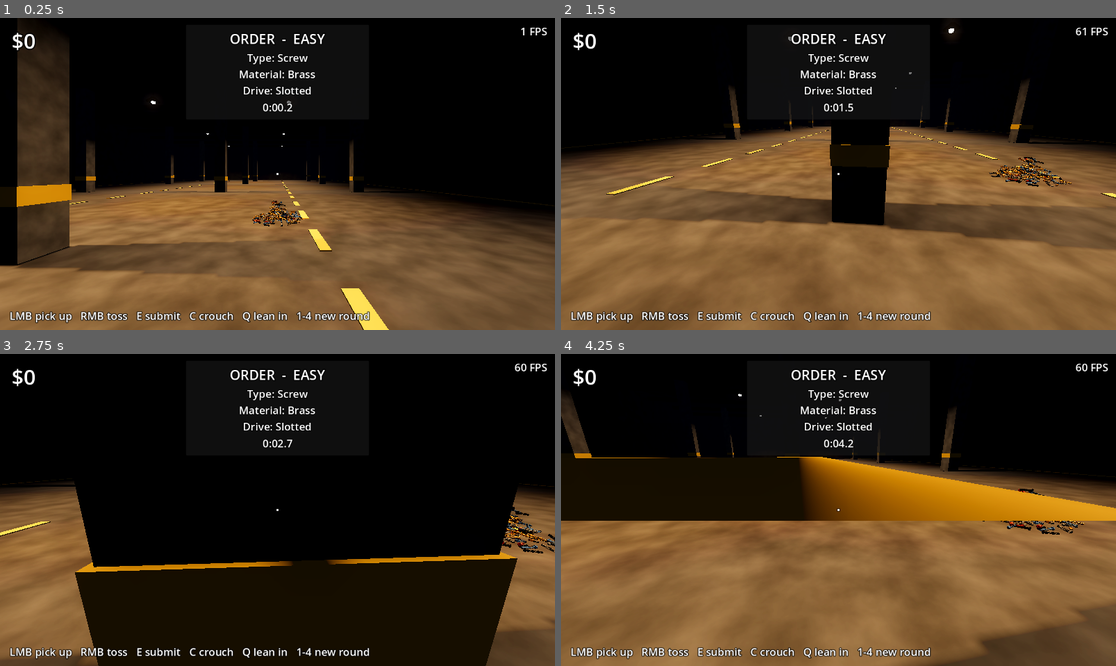
Above: before the commit, frames 1-4 (two rows, left to right).
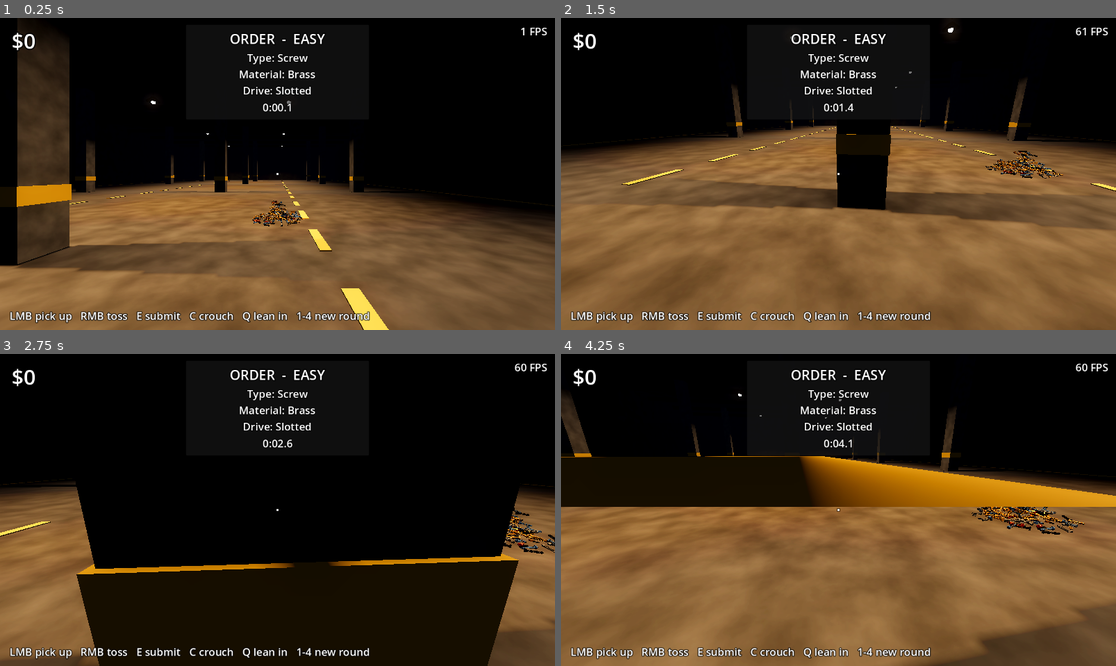
Above: after the commit, the same moments.

Repository: nithinyanna10/nuts_bolts
Game: Godot game, scene res://tests/fps_benchmark.tscn
Two runs of this game, one before a commit and one after it. Both use one fixed random seed, a clock stepped at 60 frames per second and the inputs below. This scene is started directly instead of the project's main scene.
Inputs (mouse positions are in pixels of both pictures, inside the frame that each line leads up to):
- Up to frame 1 (0.25 s): no input
- Up to frame 2 (1.5 s): move the mouse to (866, 174) at 0.52 s; hold W (move_forward) from 0.53 s (still down); click (866, 174) at 0.6 s; tap Space (jump) at 0.77 s; tap E (submit) at 0.8, 1.35 s; move the mouse to (810, 174) at 1.27 s
- Up to frame 3 (2.75 s): keep holding W (move_forward); tap Space (jump) at 1.52 s; right-click (249, 510) at 1.55 s; move the mouse to (288, 503) at 2.02 s; right-click (288, 503) at 2.1 s; click (288, 503) at 2.3 s
- Up to frame 4 (4.25 s): keep holding W (move_forward); move the mouse to (832, 516) at 2.77 s; tap C (crouch) at 2.85 s; tap Space (jump) at 3.02, 3.77 s; tap E (submit) at 3.05 s; move the mouse to (877, 513) at 3.52 s; hold Q (lean_in) from 3.53 s (still down); right-click (877, 513) at 3.8 s

The runs differ from the first frame. In frame 1, less than 0.1% of the frame differs, in the area x 51-53%, y 27-31%; in frame 2, 13%, in the area x 0-100%, y 3-100%; in frame 3, 1.4%; in frame 4, 6.1%.

Commit message:
Fix 1% lows: build rounds behind a loading overlay one pile per frame, picker bounds reject, frame profiler

Diff:
--- a/scenes/ui/hud.tscn
+++ b/scenes/ui/hud.tscn
@@ -1,10 +1,11 @@
-[gd_scene load_steps=11 format=3]
+[gd_scene load_steps=13 format=3]
 
 [ext_resource type="Script" path="res://scripts/ui/fps_counter.gd" id="1"]
 [ext_resource type="Script" path="res://scripts/ui/money_counter.gd" id="2"]
 
 
 [ext_resource type="Script" path="res://scripts/ui/round_hud.gd" id="5"]
+[ext_resource type="Script" path="res://scripts/ui/loading_overlay.gd" id="6"]
 
 [sub_resource type="LabelSettings" id="1"]
 font_size = 22
@@ -139,3 +140,30 @@
 grow_vertical = 0
 text = "LMB pick up   RMB toss   E submit   C crouch   Q lean in   1-4 new round"
 label_settings = SubResource("1")
+
+[node name="Loading" type="ColorRect" parent="."]
+visible = false
+anchors_preset = 15
+anchor_right = 1.0
+anchor_bottom = 1.0
+grow_horizontal = 2
+grow_vertical = 2
+color = Color(0.02, 0.02, 0.03, 0.92)
+script = ExtResource("6")
+
+[node name="Text" type="Label" parent="Loading"]
+anchors_preset = 8
+anchor_left = 0.5
+anchor_top = 0.5
+anchor_right = 0.5
+anchor_bottom = 0.5
+offset_left = -300.0
+offset_top = -30.0
+offset_right = 300.0
+offset_bottom = 30.0
+grow_horizontal = 2
+grow_vertical = 2
+text = "Preparing your order..."
+label_settings = SubResource("2")
+horizontal_alignment = 1
+vertical_alignment = 1
--- a/scripts/collection/hand_controller.gd
+++ b/scripts/collection/hand_controller.gd
@@ -92,6 +92,7 @@
 	_tools = InspectTools.new()
 	_tools.visible = false
 	_camera.add_child.call_deferred(_tools)
+	EventBus.loading_changed.connect(_on_loading_changed)
 	EventBus.round_started.connect(_on_round_started)
 	EventBus.submission_result.connect(_on_submission_result)
 	EventBus.inspect_changed.connect(func(active: bool, _fov: float) -> void:
@@ -112,13 +113,13 @@
 	return node
 
 
-func _on_round_started(data: RoundData) -> void:
-	_tools_on = data.config.inspect_tools
-	_tools.visible = false
-	if _tools_on:
-		_tools.build(data.config.units_per_mm, ObjDefs.PITCHES)
+## A new round is being built: forget the old piles and drop whatever is held, before they are freed.
+func _on_loading_changed(active: bool) -> void:
+	if not active:
+		return
 	_clear_hover(false)
 	_obj.visible = false
+	_tools.visible = false
 	for flight in _flights:
 		flight.node.visible = false
 		_flight_pool.append(flight.node)
@@ -126,7 +127,14 @@
 	_held_pile = null
 	_state = State.IDLE
 	_awaiting_result = false
+	_piles.clear()
 	EventBus.inspect_changed.emit(false, 0.0)
+
+
+func _on_round_started(data: RoundData) -> void:
+	_tools_on = data.config.inspect_tools
+	if _tools_on:
+		_tools.build(data.config.units_per_mm, ObjDefs.PITCHES)
 	_piles.clear()
 	for node in get_tree().get_nodes_in_group("object_pile"):
 		if not node.is_queued_for_deletion():
--- a/scripts/collection/round_manager.gd
+++ b/scripts/collection/round_manager.gd
@@ -13,6 +13,7 @@
 var _rng := RandomNumberGenerator.new()
 var _elapsed: float = 0.0
 var _running: bool = false
+var _loading: bool = false
 
 
 func _ready() -> void:
@@ -33,20 +34,32 @@
 			start_round(i)
 
 
+## Builds a round behind the loading overlay, one pile per frame, so no single frame stalls
+## (Expert used to freeze for ~0.4 s). Awaitable. Ignored while a round is already loading.
 func start_round(difficulty_index: int) -> void:
+	if _loading:
+		return
+	_loading = true
+	_running = false
+	EventBus.loading_changed.emit(true) # listeners drop references to the old piles
+	await get_tree().process_frame # let the overlay reach the screen before the heavy work
 	for pile in piles:
 		pile.queue_free()
 	piles.clear()
 	_config = load(difficulty_files[difficulty_index])
 	data = ChallengeGenerator.new(_config).generate(_rng)
+	await get_tree().process_frame
 	for k in _config.pile_count:
 		var pile := ObjectPile.new()
 		pile.position = pile_anchors[k]
 		add_child(pile)
 		pile.build(data, k, _rng)
 		piles.append(pile)
+		await get_tree().process_frame
 	_elapsed = 0.0
 	_running = true
+	_loading = false
+	EventBus.loading_changed.emit(false)
 	EventBus.round_started.emit(data)
 
 
--- a/scripts/event_bus.gd
+++ b/scripts/event_bus.gd
@@ -3,6 +3,8 @@
 
 @warning_ignore("unused_signal")
 signal round_started(data: RoundData)
+@warning_ignore("unused_signal")
+signal loading_changed(active: bool)
 @warning_ignore("unused_signal")
 signal round_clock(elapsed: float)
 @warning_ignore("unused_signal")
--- a/scripts/procedural/object_pile.gd
+++ b/scripts/procedural/object_pile.gd
@@ -26,6 +26,8 @@
 var _hidden := PackedByteArray() ## 1 while an object is drawn elsewhere (held, hovered, in flight)
 var _displayed_y: Dictionary = {} ## local index -> y currently drawn, only while settling
 var last_hit_distance: float = 0.0
+var _bound_center: Vector3 ## pile-local sphere that contains every object, including tossed ones
+var _bound_radius: float = 0.0
 
 
 func build(round_data: RoundData, pile_index: int, rng: RandomNumberGenerator) -> void:
@@ -69,6 +71,14 @@
 		node.cast_shadow = GeometryInstance3D.SHADOW_CASTING_SETTING_ON if cast_shadows else GeometryInstance3D.SHADOW_CASTING_SETTING_OFF
 		node.custom_aabb = AABB(Vector3(-reach, -0.5, -reach), Vector3(reach * 2.0, 4.0, reach * 2.0)) # shaders move vertices
 		add_child(node)
+
+	var top: float = 0.0
+	for p in layout.grid.positions:
+		top = maxf(top, p.y)
+	var ring: float = layout.radius + cfg.toss_distance_max + layout.max_foot * 2.0
+	var height: float = top + layout.max_foot * 2.0 + 1.0 # room for tossed objects to stack
+	_bound_center = Vector3(0.0, height / 2.0, 0.0)
+	_bound_radius = sqrt(ring * ring + height * height / 4.0)
 
 	for j in n:
 		var g: int = layout.ids[j]
@@ -190,6 +200,11 @@
 func pick_ray(origin: Vector3, direction: Vector3, max_distance: float) -> int:
 	var o: Vector3 = to_local(origin)
 	var d: Vector3 = global_basis.inverse() * direction
+	# Cheap reject: skip piles whose bounding sphere the ray segment never touches.
+	var along: float = clampf((_bound_center - o).dot(d), 0.0, max_distance)
+	if (o + d * along).distance_squared_to(_bound_center) > _bound_radius * _bound_radius:
+		last_hit_distance = max_distance
+		return -1
 	var step: float = layout.grid.cell_size * 0.4
 	var best: int = -1
 	var best_t: float = max_distance
--- /dev/null
+++ b/scripts/ui/loading_overlay.gd
@@ -0,0 +1,7 @@
+extends ColorRect
+## Dark overlay with a short message while a round is being built.
+
+
+func _ready() -> void:
+	visible = false
+	EventBus.loading_changed.connect(func(active: bool) -> void: visible = active)
--- a/tests/fps_benchmark.gd
+++ b/tests/fps_benchmark.gd
@@ -15,12 +15,15 @@
 	get_tree().root.add_child.call_deferred(main)
 	for i in 3:
 		await get_tree().process_frame
+	var first_round: RoundManager = main.get_node("RoundManager")
+	while first_round._loading: # the game builds its first round on start
+		await get_tree().process_frame
 	var rm: RoundManager = main.get_node("RoundManager")
 	var player: Player = main.get_node("Player")
 	print("viewport %s, %s" % [get_viewport().get_visible_rect().size, RenderingServer.get_video_adapter_name()])
 	print("%-8s %-9s %8s %9s %8s %7s %9s" % ["level", "view", "objects", "avg FPS", "1% low", "draws", "tris(k)"])
 	for d in 4:
-		rm.start_round(d)
+		await rm.start_round(d)
 		await get_tree().create_timer(1.0).timeout
 		var total: int = 0
 		for pile in rm.piles:
--- /dev/null
+++ b/tests/frame_profile.gd
@@ -0,0 +1,219 @@
+extends Node
+## Windowed frame-spike profiler (headless can't render):
+##   godot --path . tests/frame_profile.tscn --resolution 1920x1080 -- [novsync=1] [scenario=idle|play] [order=0,1,2,3] [seconds=4]
+## Each frame is split into: script (process_frame -> pre_draw: all _process work), draw (pre_draw -> post_draw:
+## rendering + present/vsync wait) and other (physics, OS wait). Frames carry the tag of what the "player" was doing,
+## so a spike can be attributed. The "play" scenario drives the real input path: hover, pick, inspect, rotate,
+## toss, wrong submit, quick-toss with settle.
+
+var _scenario: String = "idle"
+var _seconds: float = 4.0
+var _order: Array[int] = [0, 1, 2, 3]
+var _tag: String = "start"
+
+var _t_frame: int = 0
+var _t_pre: int = 0
+var _t_post: int = 0
+var _tags: Array[String] = []
+var _dt := PackedFloat32Array()
+var _script := PackedFloat32Array()
+var _draw := PackedFloat32Array()
+var _tag_idx := PackedInt32Array()
+
+
+func _ready() -> void:
+	for arg in OS.get_cmdline_user_args():
+		if arg.begins_with("seconds="):
+			_seconds = float(arg.get_slice("=", 1))
+		elif arg.begins_with("order="):
+			_order.clear()
+			for s in arg.get_slice("=", 1).split(","):
+				_order.append(int(s))
+		elif arg.begins_with("scenario="):
+			_scenario = arg.get_slice("=", 1)
+		elif arg == "novsync=1":
+			DisplayServer.window_set_vsync_mode(DisplayServer.VSYNC_DISABLED)
+	var main: Node = load("res://scenes/main/main.tscn").instantiate()
+	get_tree().root.add_child.call_deferred(main)
+	for i in 3:
+		await get_tree().process_frame
+	var first_round: RoundManager = main.get_node("RoundManager")
+	while first_round._loading: # the game builds its first round on start
+		await get_tree().process_frame
+	get_tree().process_frame.connect(_on_frame)
+	RenderingServer.frame_pre_draw.connect(func() -> void: _t_pre = Time.get_ticks_usec())
+	RenderingServer.frame_post_draw.connect(func() -> void: _t_post = Time.get_ticks_usec())
+	print("vsync mode ", DisplayServer.window_get_vsync_mode(), "  scenario ", _scenario)
+	var rm: RoundManager = main.get_node("RoundManager")
+	for d in _order:
+		_reset()
+		var t0: int = Time.get_ticks_usec()
+		_tag = "round_start"
+		await rm.start_round(d) # builds over several frames; the per-frame stall shows in the frame stats
+		var build_ms: float = (Time.get_ticks_usec() - t0) / 1000.0
+		if _scenario == "play":
+			await _play(main, rm)
+		else:
+			await _idle(main, rm)
+		_report(rm.data.config.display_name, build_ms)
+	get_tree().quit()
+
+
+func _on_frame() -> void:
+	var now: int = Time.get_ticks_usec()
+	if _t_frame > 0 and _t_pre >= _t_frame and _t_post >= _t_pre:
+		_dt.append((now - _t_frame) / 1000.0)
+		_script.append((_t_pre - _t_frame) / 1000.0)
+		_draw.append((_t_post - _t_pre) / 1000.0)
+		if not _tags.has(_tag):
+			_tags.append(_tag)
+		_tag_idx.append(_tags.find(_tag))
+	_t_frame = now
+
+
+func _reset() -> void:
+	_dt.clear()
+	_script.clear()
+	_draw.clear()
+	_tag_idx.clear()
+	_tags.clear()
+
+
+func _wait(seconds: float, tag: String) -> void:
+	_tag = tag
+	var t_end: int = Time.get_ticks_usec() + int(seconds * 1_000_000.0)
+	while Time.get_ticks_usec() < t_end:
+		await get_tree().process_frame
+
+
+func _idle(main: Node, rm: RoundManager) -> void:
+	_aim_at_pile(main, rm)
+	await _wait(_seconds, "idle")
+
+
+# --- play scenario ---
+
+func _aim_at_pile(main: Node, rm: RoundManager) -> ObjectPile:
+	var pile: ObjectPile = rm.piles[rm.data.pile_of[rm.data.target_index]]
+	var player: Player = main.get_node("Player")
+	var head: Node3D = player.get_node("Head")
+	player.global_position = pile.global_position + Vector3(0.0, 0.05, pile.layout.radius + 1.2)
+	head.position.y = 0.8
+	head.rotation.x = -0.45
+	return pile
+
+
+func _aim_at_top(main: Node, pile: ObjectPile) -> int:
+	var best: int = -1
+	for j in pile.object_count():
+		if pile.is_active(j) and (best < 0 or pile.layout.grid.positions[j].y > pile.layout.grid.positions[best].y):
+			best = j
+	var player: Player = main.get_node("Player")
+	var cam: Camera3D = main.get_node("Player/Head/Camera3D")
+	var d: Vector3 = pile.object_world_center(best) - cam.global_position
+	player.rotation.y = atan2(-d.x, -d.z)
+	player.get_node("Head").rotation.x = atan2(d.y, Vector2(d.x, d.z).length())
+	return best
+
+
+func _tap(action: String) -> void:
+	var press := InputEventAction.new()
+	press.action = action
+	press.pressed = true
+	Input.parse_input_event(press)
+	await get_tree().process_frame
+	await get_tree().process_frame
+	var release := InputEventAction.new()
+	release.action = action
+	release.pressed = false
+	Input.parse_input_event(release)
+
+
+func _mouse(dx: float, dy: float) -> void:
+	var ev := InputEventMouseMotion.new()
+	ev.relative = Vector2(dx, dy)
+	Input.parse_input_event(ev)
+
+
+func _play(main: Node, rm: RoundManager) -> void:
+	var pile: ObjectPile = _aim_at_pile(main, rm)
+	var hc: HandController = main.get_node("Player/Head/Camera3D/HandController")
+	await _wait(1.0, "idle")
+	_aim_at_top(main, pile)
+	await _wait(0.5, "first_hover")
+	await _tap("pickup")
+	await _wait(0.6, "pick_fly")
+	await _wait(0.5, "inspect_still")
+	_tag = "inspect_rotate"
+	for i in 60:
+		_mouse(8.0, 3.0)
+		await get_tree().process_frame
+	await _tap("submit") # wrong most of the time: penalty + auto toss
+	await _wait(0.9, "toss_flight")
+	for k in 6: # dig: quick-toss several objects, each triggers a settle
+		_aim_at_top(main, pile)
+		await _wait(0.15, "hover_next")
+		await _tap("toss")
+		await _wait(0.5, "quick_toss_settle")
+	await _wait(1.0, "idle_after")
+
+
+# --- report ---
+
+func _report(label: String, build_ms: float) -> void:
+	var n: int = _dt.size()
+	if n == 0:
+		print("== %s: no frames" % label)
+		return
+	var sorted: Array = Array(_dt)
+	sorted.sort()
+	var median: float = sorted[n / 2]
+	var total: float = 0.0
+	for v in _dt:
+		total += v
+	var n1: int = maxi(n / 100, 1)
+	var worst: float = 0.0
+	for i in n1:
+		worst += sorted[n - 1 - i]
+	# What a player feels: 1% low over the frames after loading (loading is behind the overlay).
+	var played := PackedFloat32Array()
+	for i in n:
+		if _tags[_tag_idx[i]] != "round_start":
+			played.append(_dt[i])
+	var played_sorted: Array = Array(played)
+	played_sorted.sort()
+	var pn1: int = maxi(played.size() / 100, 1)
+	var pworst: float = 0.0
+	for i in pn1:
+		pworst += played_sorted[played.size() - 1 - i]
+	print("== %-7s build %.0f ms | %d frames avg %.0f FPS median %.2f ms p99 %.2f max %.1f | 1%% low %.1f FPS (%.1f excluding loading frames)" % [label, build_ms, n, n * 1000.0 / total, median, sorted[mini(int(n * 0.99), n - 1)], sorted[n - 1], 1000.0 / (worst / n1), 1000.0 / (pworst / pn1)])
+	var threshold: float = maxf(median * 2.0, 6.0)
+	var spikes: Dictionary = {}
+	var by_phase := {"script": 0, "draw": 0, "other": 0}
+	var spike_count: int = 0
+	for i in n:
+		if _dt[i] > threshold:
+			spike_count += 1
+			var other: float = _dt[i] - _script[i] - _draw[i]
+			var phase: String = "script" if _script[i] >= _draw[i] and _script[i] >= other else ("draw" if _draw[i] >= other else "other")
+			by_phase[phase] += 1
+			var tag: String = _tags[_tag_idx[i]]
+			spikes[tag] = spikes.get(tag, 0) + 1
+	print("   spikes (> %.1f ms): %d  by dominant phase %s  by tag %s" % [threshold, spike_count, by_phase, spikes])
+	# per-tag means so first-use costs stand out
+	var line: String = "   per tag (frames / mean ms / max ms / mean script ms / max script ms):"
+	for t in _tags.size():
+		var cnt: int = 0
+		var sum: float = 0.0
+		var mx: float = 0.0
+		var ssum: float = 0.0
+		var smx: float = 0.0
+		for i in n:
+			if _tag_idx[i] == t:
+				cnt += 1
+				sum += _dt[i]
+				mx = maxf(mx, _dt[i])
+				ssum += _script[i]
+				smx = maxf(smx, _script[i])
+		line += "\n      %-18s %4d  %5.2f  %6.1f   %5.2f  %6.1f" % [_tags[t], cnt, sum / cnt, mx, ssum / cnt, smx]
+	print(line)
--- /dev/null
+++ b/tests/frame_profile.tscn
@@ -0,0 +1,6 @@
+[gd_scene load_steps=2 format=3]
+
+[ext_resource type="Script" path="res://tests/frame_profile.gd" id="1"]
+
+[node name="T" type="Node"]
+script = ExtResource("1")
--- a/tests/round_flow_test.gd
+++ b/tests/round_flow_test.gd
@@ -19,8 +19,9 @@
 	var main: Node = load("res://scenes/main/main.tscn").instantiate()
 	main.get_node("RoundManager").start_difficulty = difficulty
 	get_tree().root.add_child.call_deferred(main)
-	for i in 3:
-		await get_tree().process_frame
+	await get_tree().process_frame
+	var round_ready: Signal = get_tree().root.get_node("EventBus").round_started
+	await round_ready # the round builds over several frames behind the loading overlay
 	var eco: Node = get_tree().root.get_node("Economy")
 	var bus: Node = get_tree().root.get_node("EventBus")
 	bus.hud_message.connect(func(text: String, _p: bool) -> void: _messages.append(text))
Not shown, added: scripts/ui/loading_overlay.gd.uid
Not shown, added: tests/frame_profile.gd.uid
Not shown, added: REPORT.md
